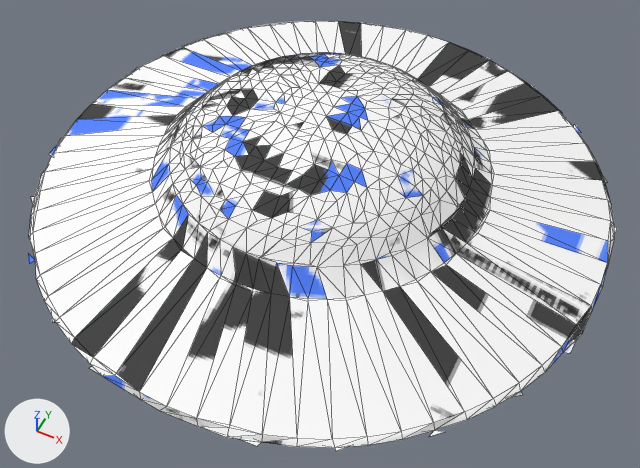
Before and after pictures for a commit that changed the glTF model public/models/lowpix/world/ufo.glb.
Before and after are seen from a camera (50 mm lens) standing at (2.49, -5.01, 6.22) and looking at (0.16, -0.36, 0.4). The axes (+X, +Y, +Z) are drawn at lower left. The lights are the same throughout. The picture after the commit comes second. Mesh edges are drawn as thin lines. Where no turn or scale is listed for an object, it has been applied to the vertices. Vertices at exactly the same position are counted once.
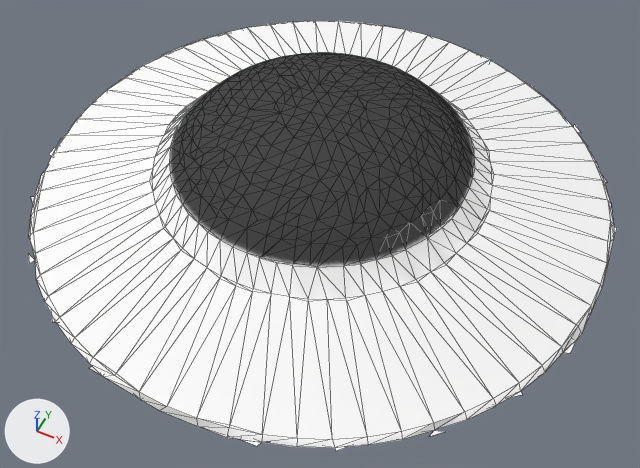
Where the change shows, as pixel boxes [x1, y1, x2, y2] in the pictures (640 x 468 px):
part 1 of me_mesh, surface changed
    both: [28, 21, 611, 445]

Patch to the scene script:
```diff
--- a/public/models/lowpix/world/ufo.glb.py
+++ b/public/models/lowpix/world/ufo.glb.py
@@ me_mesh @@
 me_mesh.from_pydata(...)  # 1493 vertices, 2998 faces; spans x -2.53..2.53, y -2.53..2.53, z -0.75..0.75
 # used by ob_mesh; location = (0.0, 0.0, 0.75)
+# me_mesh part 1: 2997 kept faces spanning x -2.53..2.53, y -2.53..2.53, z -0.75..0.75 get new texture (UV) coordinates
 me_mesh.materials.append(mat_pixel_card)
```
